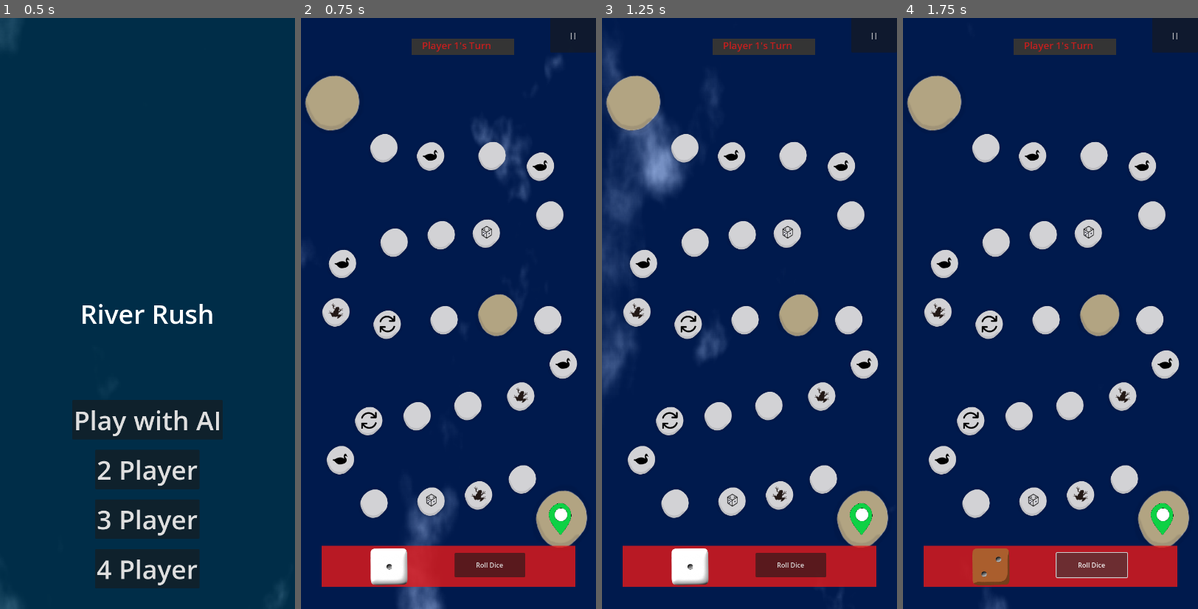
Above: before the commit, frames 1-4 (left to right).
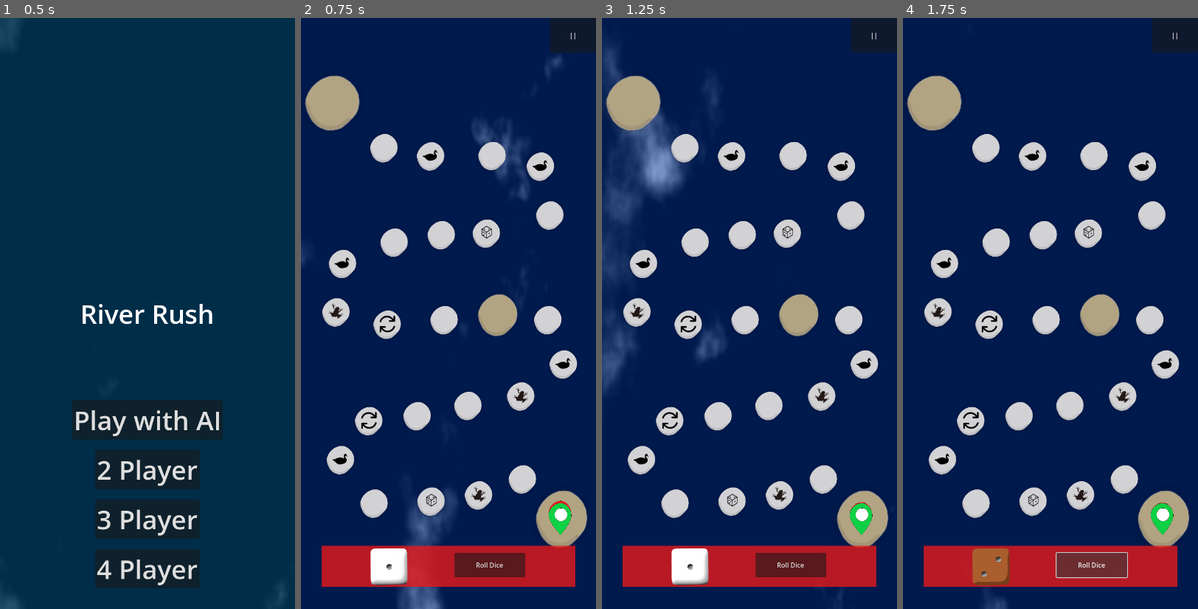
Above: after the commit, the same moments.

Repository: dcryptoniun/RiverRush-Mobile
Game: Godot game, scene res://scenes/main_menu.tscn
Same seed, same stepped clock (60 frames per second), same inputs: the game is played once before the commit and once after it. The engine's default icon, where the game draws it, is replaced by a stand-in: a white triangle on a blue panel in a dark square.
Inputs:
- Up to frame 1 (0.5 s): no input
- Up to frame 2 (0.75 s): click "Play with AI" at 0.5 s
- Up to frame 3 (1.25 s): no input
- Up to frame 4 (1.75 s): click "Roll Dice" at 1.25 s

Frame 1 is identical in both runs. In frame 2, 1.0% of the frame differs, in the area x 37-92%, y 3-88%; in frame 3, 1.0%; in frame 4, 1.0%.

Commit message:
refactor(game_board): remove unused assets and player turn label
The commit removes unused assets (RacoonSpriteSheet.png, SpriteSheetWhiteSide.png, edge_water_tile_anim_strip_8.png) and their associated scene files (racoon.tscn, cow.tscn) to clean up the project. Additionally, the player turn label and its related code have been removed from the game board scene and script, as it is no longer needed. The bounce animation logic has been added to enhance player feedback during turns.

Diff:
--- a/scenes/cow.tscn
+++ /dev/null
@@ -1,31 +0,0 @@
-[gd_scene load_steps=5 format=3 uid="uid://deicws3tbqkpf"]
-
-[ext_resource type="Texture2D" uid="uid://ieuwmwmhjd6y" path="res://assets/SpriteSheetWhiteSide.png" id="1_fgglk"]
-
-[sub_resource type="AtlasTexture" id="AtlasTexture_cairq"]
-atlas = ExtResource("1_fgglk")
-region = Rect2(0, 0, 24, 16)
-
-[sub_resource type="AtlasTexture" id="AtlasTexture_gly4w"]
-atlas = ExtResource("1_fgglk")
-region = Rect2(24, 0, 24, 16)
-
-[sub_resource type="SpriteFrames" id="SpriteFrames_y2el1"]
-animations = [{
-"frames": [{
-"duration": 1.0,
-"texture": SubResource("AtlasTexture_cairq")
-}, {
-"duration": 1.0,
-"texture": SubResource("AtlasTexture_gly4w")
-}],
-"loop": true,
-"name": &"default",
-"speed": 5.0
-}]
-
-[node name="Cow" type="Node2D"]
-
-[node name="AnimatedSprite2D" type="AnimatedSprite2D" parent="."]
-sprite_frames = SubResource("SpriteFrames_y2el1")
-frame_progress = 0.838626
--- a/scenes/game_board.tscn
+++ b/scenes/game_board.tscn
@@ -351,25 +351,6 @@
 
 [node name="CanvasLayer" type="CanvasLayer" parent="."]
 
-[node name="ColorRect" type="ColorRect" parent="CanvasLayer"]
-offset_left = 270.0
-offset_top = 50.0
-offset_right = 520.0
-offset_bottom = 90.0
-color = Color(0.205117, 0.205117, 0.205117, 1)
-
-[node name="PlayerTurnLabel" type="Label" parent="CanvasLayer/ColorRect"]
-unique_name_in_owner = true
-layout_mode = 0
-offset_left = 25.0
-offset_right = 195.0
-offset_bottom = 34.0
-size_flags_horizontal = 4
-size_flags_vertical = 0
-theme_override_colors/font_color = Color(0.9, 0.1, 0.1, 0.8)
-theme_override_font_sizes/font_size = 24
-text = "Player 1's Turn"
-
 [node name="PauseButton" type="Button" parent="CanvasLayer"]
 unique_name_in_owner = true
 process_mode = 3
--- a/scenes/racoon.tscn
+++ /dev/null
@@ -1,30 +0,0 @@
-[gd_scene load_steps=5 format=3 uid="uid://dcm3gtggonf7c"]
-
-[ext_resource type="Texture2D" uid="uid://dx3u4r2bbnc77" path="res://assets/RacoonSpriteSheet.png" id="1_7awlr"]
-
-[sub_resource type="AtlasTexture" id="AtlasTexture_ruweg"]
-atlas = ExtResource("1_7awlr")
-region = Rect2(0, 0, 16, 16)
-
-[sub_resource type="AtlasTexture" id="AtlasTexture_ceuli"]
-atlas = ExtResource("1_7awlr")
-region = Rect2(16, 0, 16, 16)
-
-[sub_resource type="SpriteFrames" id="SpriteFrames_vy0h7"]
-animations = [{
-"frames": [{
-"duration": 1.0,
-"texture": SubResource("AtlasTexture_ruweg")
-}, {
-"duration": 1.0,
-"texture": SubResource("AtlasTexture_ceuli")
-}],
-"loop": true,
-"name": &"default",
-"speed": 5.0
-}]
-
-[node name="Racoon" type="Node2D"]
-
-[node name="AnimatedSprite2D" type="AnimatedSprite2D" parent="."]
-sprite_frames = SubResource("SpriteFrames_vy0h7")
--- a/scripts/game_board.gd
+++ b/scripts/game_board.gd
@@ -30,8 +30,8 @@
 var player_checkpoints = []  # Array to store checkpoints of all players
 var player_path_follows = []  # Array to store PathFollow2D nodes for each player
 var player_tweens = []  # Array to store tweens for each player
+var bounce_tweens = []  # Array to store bounce animation tweens for each player
 var current_player_index = 0  # Index of the current player
-var player_turn_label = null  # Label to display current player's turn
 var dice_bg = null  # Reference to the dice background ColorRect
 var player_textures = []  # Array to store player textures
 
@@ -272,18 +272,54 @@
 		load("res://assets/players/yellow.png")
 	]
 
+# Function to start bounce animation for a player sprite
+func start_bounce_animation(player_index):
+	# Make sure the player index is valid
+	if player_index < 0 or player_index >= player_sprites.size():
+		return
+
+	# Get the player sprite
+	var player_sprite = player_sprites[player_index]
+
+	# Stop any existing bounce animation for this player
+	stop_bounce_animation(player_index)
+
+	# Create a new tween for the bounce animation
+	var bounce_tween = create_tween()
+	bounce_tween.set_loops() # Make the animation loop indefinitely
+
+	# Set up the bounce animation
+	# Move up
+	bounce_tween.tween_property(player_sprite, "position:y", -10, 0.3)
+	# Move down
+	bounce_tween.tween_property(player_sprite, "position:y", 0, 0.3)
+
+	# Store the bounce tween
+	bounce_tweens[player_index] = bounce_tween
+
+# Function to stop bounce animation for a player sprite
+func stop_bounce_animation(player_index):
+	# Make sure the player index is valid
+	if player_index < 0 or player_index >= bounce_tweens.size():
+		return
+
+	# Check if there's an active bounce tween for this player
+	var bounce_tween = bounce_tweens[player_index]
+	if bounce_tween and bounce_tween.is_valid():
+		# Stop the tween
+		bounce_tween.kill()
+
+		# Reset the sprite position
+		player_sprites[player_index].position.y = 0
+
 # Function to initialize players from the scene
 func create_player():
 	# Load player textures
 	_load_player_textures()
 
 	# Get reference to the player turn label and dice background in the scene
-	player_turn_label = %PlayerTurnLabel
 	dice_bg = get_node_or_null("MarginContainer/DiceContainer/DiceBG")
 
-	# Set initial text and color for player 1
-	player_turn_label.text = "Player 1's Turn"
-	player_turn_label.add_theme_color_override("font_color", player_colors[0])
 
 	# Set initial dice background color for player 1
 	if dice_bg:
@@ -293,6 +329,7 @@
 	player_sprites = []
 	player_path_follows = []
 	player_tweens = []
+	bounce_tweens = []
 	player_positions = []
 	player_previous_positions = []
 	player_checkpoints = []
@@ -337,6 +374,7 @@
 
 			# Initialize tween array with null values
 			player_tweens.append(null)
+			bounce_tweens.append(null)
 
 			# Initialize player position, previous position and checkpoint
 			player_positions.append(1)  # All players start at position 1
@@ -350,6 +388,9 @@
 	# Update the visual position of the current player
 	update_player_visual_position()
 
+	# Start bounce animation for the current player
+	start_bounce_animation(current_player_index)
+
 # Function to update player visual position based on current player's position
 func update_player_visual_position():
 	if player_sprites.size() == 0 or player_path_follows.size() == 0:
@@ -380,13 +421,17 @@
 
 	print("Player ", current_player_index + 1, " moving to position ", position, " (path offset: ", target_offset, ")")
 
-	# Update the player turn label and dice background
-	player_turn_label.text = "Player " + str(current_player_index + 1) + "'s Turn"
-	player_turn_label.add_theme_color_override("font_color", player_colors[current_player_index])
 
 	# Update dice background color
 	if dice_bg:
 		dice_bg.color = player_colors[current_player_index]
+
+	# Stop bounce animation for all players
+	for i in range(player_sprites.size()):
+		stop_bounce_animation(i)
+
+	# Start bounce animation for the current player
+	start_bounce_animation(current_player_index)
 
 # Function to update a specific player's visual position without changing the current player's turn
 func update_player_position_by_index(player_idx):
@@ -606,9 +651,6 @@
 	current_player_index = (current_player_index + 1) % player_count
 	print("Now it's Player ", current_player_index + 1, "'s turn")
 
-	# Update the player turn label and dice background
-	player_turn_label.text = "Player " + str(current_player_index + 1) + "'s Turn"
-	player_turn_label.add_theme_color_override("font_color", player_colors[current_player_index])
 
 	# Update dice background color
 	if dice_bg:
@@ -711,9 +753,6 @@
 		current_player_index = (current_player_index + 1) % player_count
 		print("Now it's Player ", current_player_index + 1, "'s turn")
 
-		# Update the player turn label and dice background
-		player_turn_label.text = "Player " + str(current_player_index + 1) + "'s Turn"
-		player_turn_label.add_theme_color_override("font_color", player_colors[current_player_index])
 
 		# Update dice background color
 		if dice_bg:
Binary file removed: assets/RacoonSpriteSheet.png
Not shown, removed: assets/RacoonSpriteSheet.png.import
Binary file removed: assets/SpriteSheetWhiteSide.png
Not shown, removed: assets/SpriteSheetWhiteSide.png.import
Binary file removed: assets/edge_water_tile_anim_strip_8.png
Not shown, removed: assets/edge_water_tile_anim_strip_8.png.import
